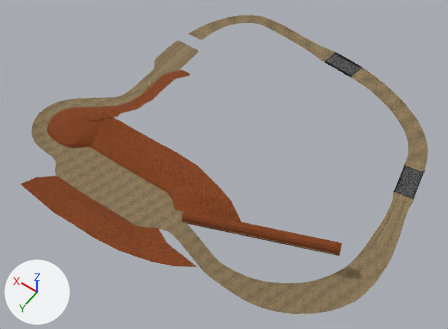
A saved change to the OBJ model Bull Kart/Assets/Models/WesternTrack.obj.
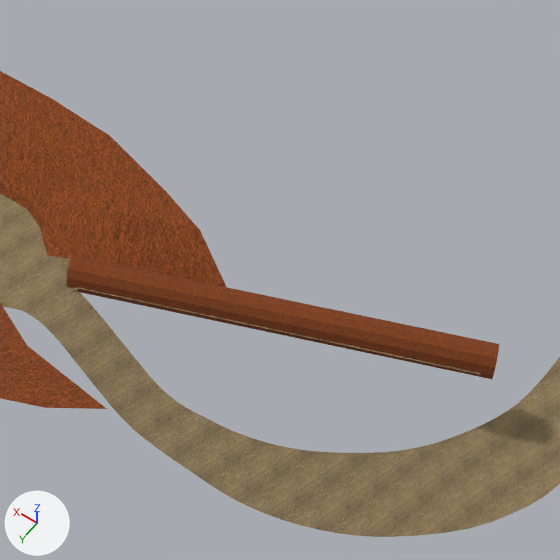
Each version is shown whole from a camera (50 mm lens) standing at (-370.0, 395.0, 547.0) and looking at (-105.0, 24.0, -36.0), then close up on the part from 35% to 81% of the width and 35% to 98% of the height. The lights are fixed; the arrows at lower left show +X, +Y and +Z. Where no turn or scale is listed for an object, it has been applied to the vertices.

Names of what the first close-up shows: 'Cylinder.001_Cylinder.002', 'Plane.005_Plane.001', 'Plane.006', 'Plane.007', 'Plane_Plane.002'.
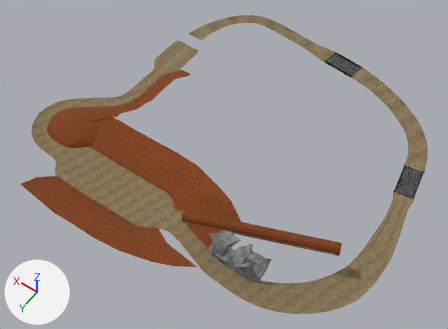
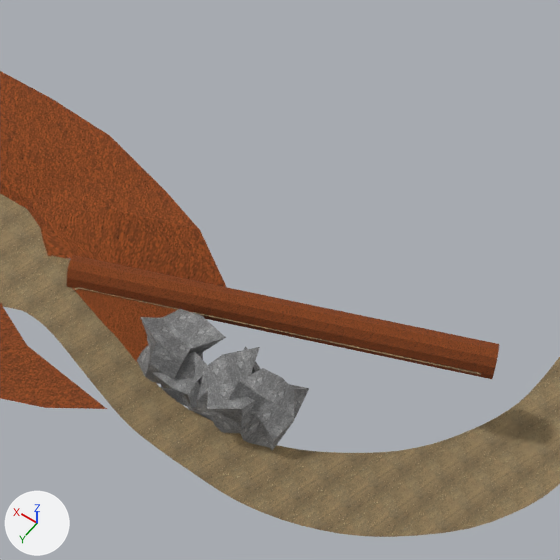
Patch to the scene script:
```diff
--- a/Bull Kart/Assets/Models/WesternTrack.obj.py
+++ b/Bull Kart/Assets/Models/WesternTrack.obj.py
@@ img_rock_texture_png @@
+img_rock_texture_png = load_image('Rock-Texture.png', '../Textures/Rock-Texture.png', 64, 64, 'sRGB')
@@ mat_none_rock_texture_png @@
+mat_none_rock_texture_png = principled_material('None_Rock-Texture.png')
+mat_none_rock_texture_png.texture = img_rock_texture_png
+mat_none_rock_texture_png.roughness = 1.0
@@ me_plane_008 @@
+me_plane_008.from_pydata(...)  # 4 vertices, 1 face; spans x -175.5..-130.5, y 112.8..139.4, z -11.7..-1.5
+me_plane_008.materials.append(mat_none)  # picture img_dirt_texture_png
@@ me_cube_003 @@
+me_cube_003.from_pydata(...)  # 26 vertices, 24 faces; spans x -193.4..-159.5, y 113.6..142.5, z -22.8..9.0
+me_cube_003.materials.append(mat_none_rock_texture_png)  # picture img_rock_texture_png
@@ me_cube_002 @@
+me_cube_002.from_pydata(...)  # 26 vertices, 24 faces; spans x -230.0..-197.4, y 108.0..139.8, z -29.3..2.5
+me_cube_002.materials.append(mat_none_rock_texture_png)  # picture img_rock_texture_png
@@ me_cube_001 @@
+me_cube_001.from_pydata(...)  # 26 vertices, 24 faces; spans x -197.5..-177.2, y 126.2..143.1, z -23.7..-4.0
+me_cube_001.materials.append(mat_none_rock_texture_png)  # picture img_rock_texture_png
@@ me_cube @@
+me_cube.from_pydata(...)  # 26 vertices, 24 faces; spans x -218.2..-186.6, y 112.2..144.3, z -29.4..-0.4
+me_cube.materials.append(mat_none_rock_texture_png)  # picture img_rock_texture_png
@@ ob_plane_008 @@
+ob_plane_008 = bpy.data.objects.new('Plane.008', me_plane_008)
+ob_plane_008.location = (0.0, 0.0, 0.0)
@@ ob_cube_003 @@
+ob_cube_003 = bpy.data.objects.new('Cube.003', me_cube_003)
+ob_cube_003.location = (0.0, 0.0, 0.0)
@@ ob_cube_002 @@
+ob_cube_002 = bpy.data.objects.new('Cube.002', me_cube_002)
+ob_cube_002.location = (0.0, 0.0, 0.0)
@@ ob_cube_001 @@
+ob_cube_001 = bpy.data.objects.new('Cube.001', me_cube_001)
+ob_cube_001.location = (0.0, 0.0, 0.0)
@@ ob_cube @@
+ob_cube = bpy.data.objects.new('Cube', me_cube)
+ob_cube.location = (0.0, 0.0, 0.0)
```

What differs and where, as boxes (x1, y1, x2, y2) in the close-ups (560 x 560 px):
'Cube.003', added
    after: (137, 309, 226, 384)
'Cube.002', added
    after: (228, 346, 309, 450)
'Cube', added
    after: (188, 347, 260, 434)
'Plane.008', added (brown)
    after: (72, 287, 192, 363)
'Cube.001', added
    after: (153, 351, 209, 409)
